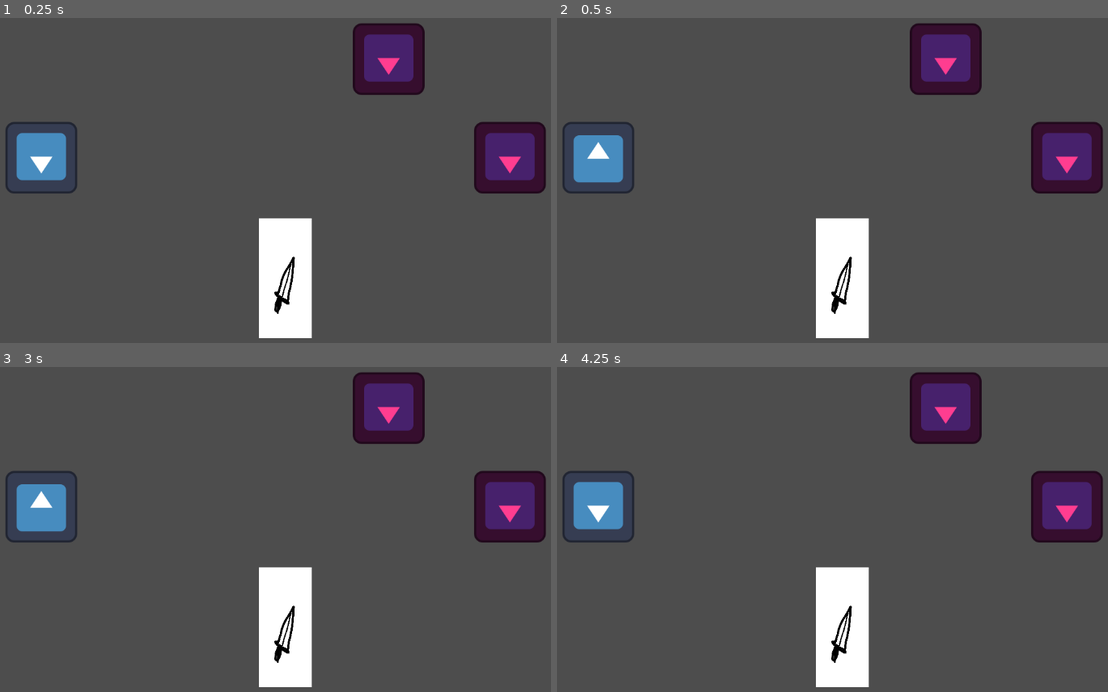
Above: before the commit, frames 1-4 (two rows, left to right).
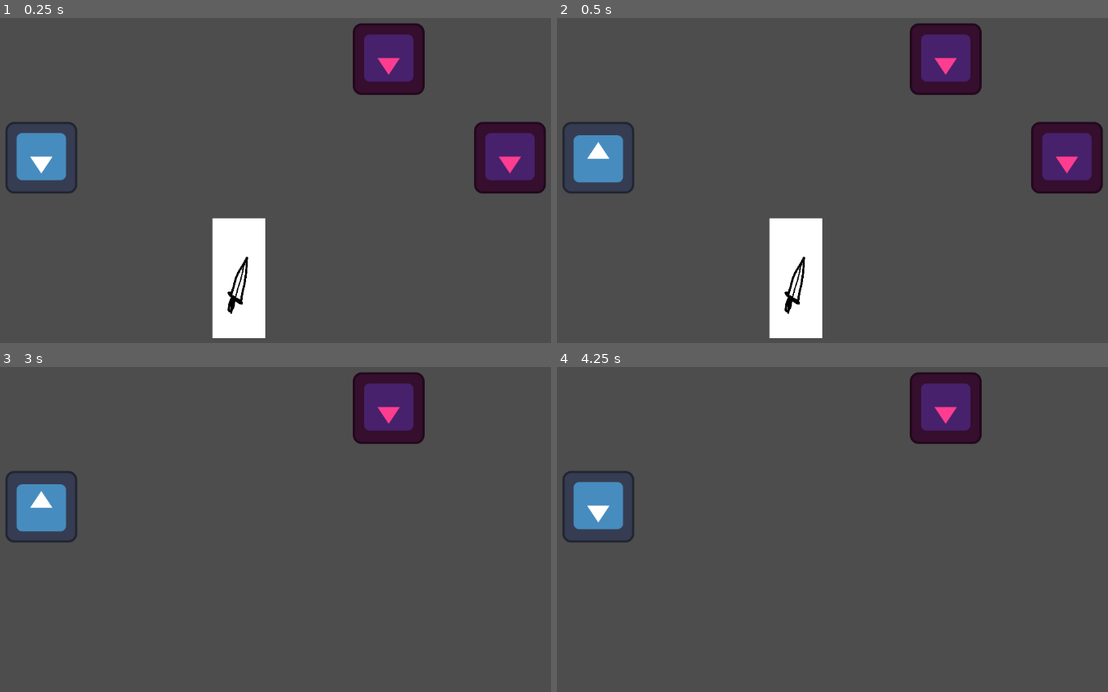
Above: after the commit, the same moments.

Repository: Joneck/godot_cardgame
Game: Godot game, scene res://scenes/fight_scene.tscn
Same seed, same stepped clock (60 frames per second), same inputs: the game is played once before the commit and once after it. The engine's default icon, where the game draws it, is replaced by a stand-in: a white triangle on a blue panel in a dark square.
Inputs (mouse positions are in pixels of both pictures, inside the frame that each line leads up to):
- Up to frame 1 (0.25 s): no input
- Up to frame 2 (0.5 s): no input
- Up to frame 3 (3 s): tap Enter at 0.5, 2 s; move the mouse to (413, 503) at 0.52 s; click (413, 503) at 0.67 s; tap Space at 1.25, 2.75 s; move the mouse to (143, 539) at 1.27 s; click (143, 539) at 1.42 s; move the mouse to (336, 441) at 2.02 s; click (336, 441) at 2.17 s; move the mouse to (242, 591) at 2.77 s; click (242, 591) at 2.92 s
- Up to frame 4 (4.25 s): tap Enter at 3.5 s; move the mouse to (1025, 575) at 3.52 s; click (1025, 575) at 3.67 s

The runs differ from the first frame. In frame 1, 6.3% of the frame differs, in the area x 38-57%, y 61-99%; in frame 2, 6.3%; in frame 3, 6.4%, in the area x 46-100%, y 31-99%; in frame 4, 6.4%.

Commit message:
Add hand menager

Diff:
--- a/scenes/fight_scene.tscn
+++ b/scenes/fight_scene.tscn
@@ -2,7 +2,7 @@
 
 [ext_resource type="PackedScene" uid="uid://bj1n62famfc1v" path="res://scenes/enemy.tscn" id="1_7862s"]
 [ext_resource type="PackedScene" uid="uid://cqmunft31wqdo" path="res://scenes/player.tscn" id="2_wl3yd"]
-[ext_resource type="PackedScene" uid="uid://dh0itl6e8qxk1" path="res://scenes/card.tscn" id="3_0cvjf"]
+[ext_resource type="Script" path="res://scripts/hand_menager.gd" id="4_a2xwk"]
 
 [node name="Node2D" type="Node2D"]
 
@@ -13,9 +13,8 @@
 unique_name_in_owner = true
 position = Vector2(998, 300)
 
-[node name="Sprite2D" parent="." instance=ExtResource("3_0cvjf")]
-position = Vector2(598, 515)
-scale = Vector2(0.095, -0.095)
-
 [node name="enemy2" parent="." instance=ExtResource("1_7862s")]
 position = Vector2(782, 124)
+
+[node name="player hand" type="Node" parent="."]
+script = ExtResource("4_a2xwk")
--- a/scripts/card.gd
+++ b/scripts/card.gd
@@ -5,9 +5,12 @@
 		if get_rect().has_point(to_local(event.position)):
 			print("finish him")
 			play_card()
-
+	elif get_rect().has_point((to_local(get_viewport().get_mouse_position()))):
+		position.y = 485
+	else:
+		position.y = 515
 
 func play_card():
-	get_node('%enemy').visible = false
+	get_parent().get_node('%enemy').visible = false
 	queue_free()
 	pass
--- /dev/null
+++ b/scripts/hand_menager.gd
@@ -0,0 +1,14 @@
+extends Node
+@export var cards = []
+#add card loader with stacking on different levels
+
+var card = preload("res://scenes/cards/card.tscn")
+
+func _ready():
+	var instance = card.instantiate()
+	instance.scale = Vector2(0.095,-0.095)
+	instance.position = Vector2(515,515)
+	add_child(instance)
+
+	pass
+	#add getting cards
Not shown, changed: artwork/dagger.png.import
Not shown: 1 places in scenes/cards/card.tscn that only renumber resources
